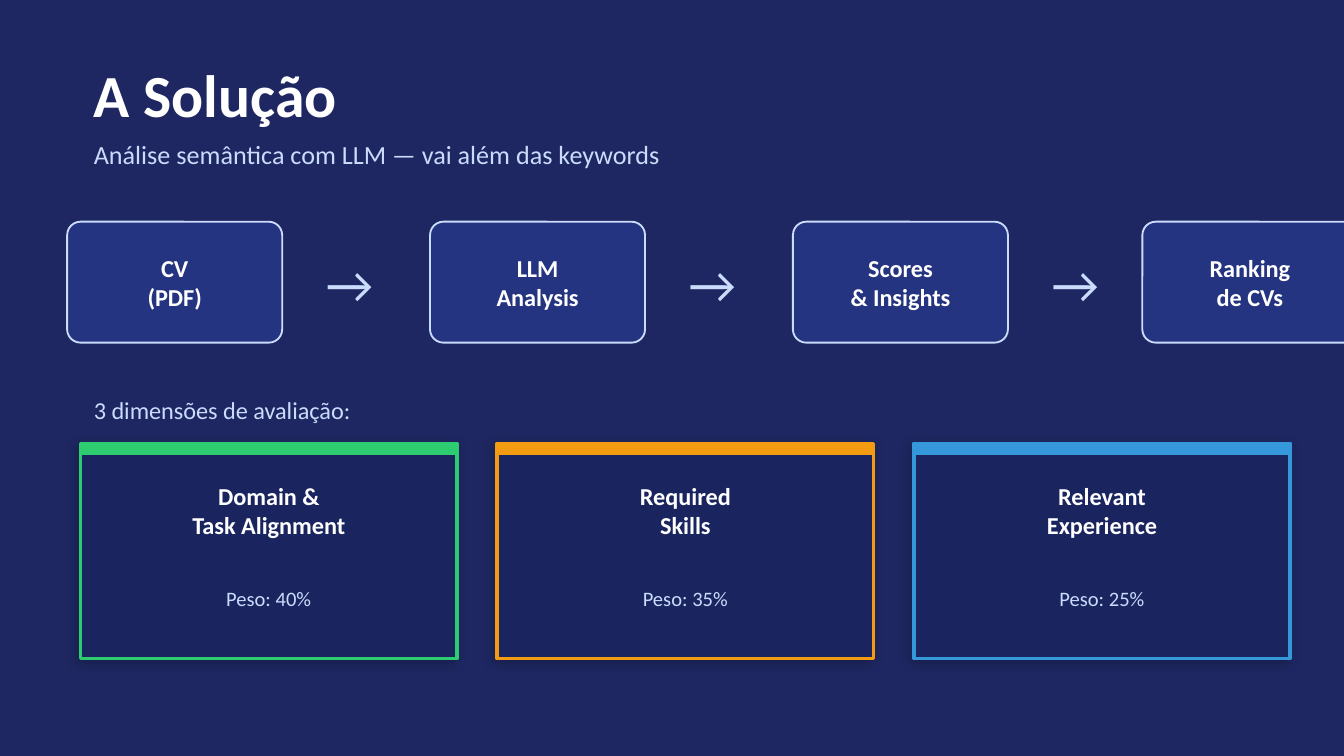
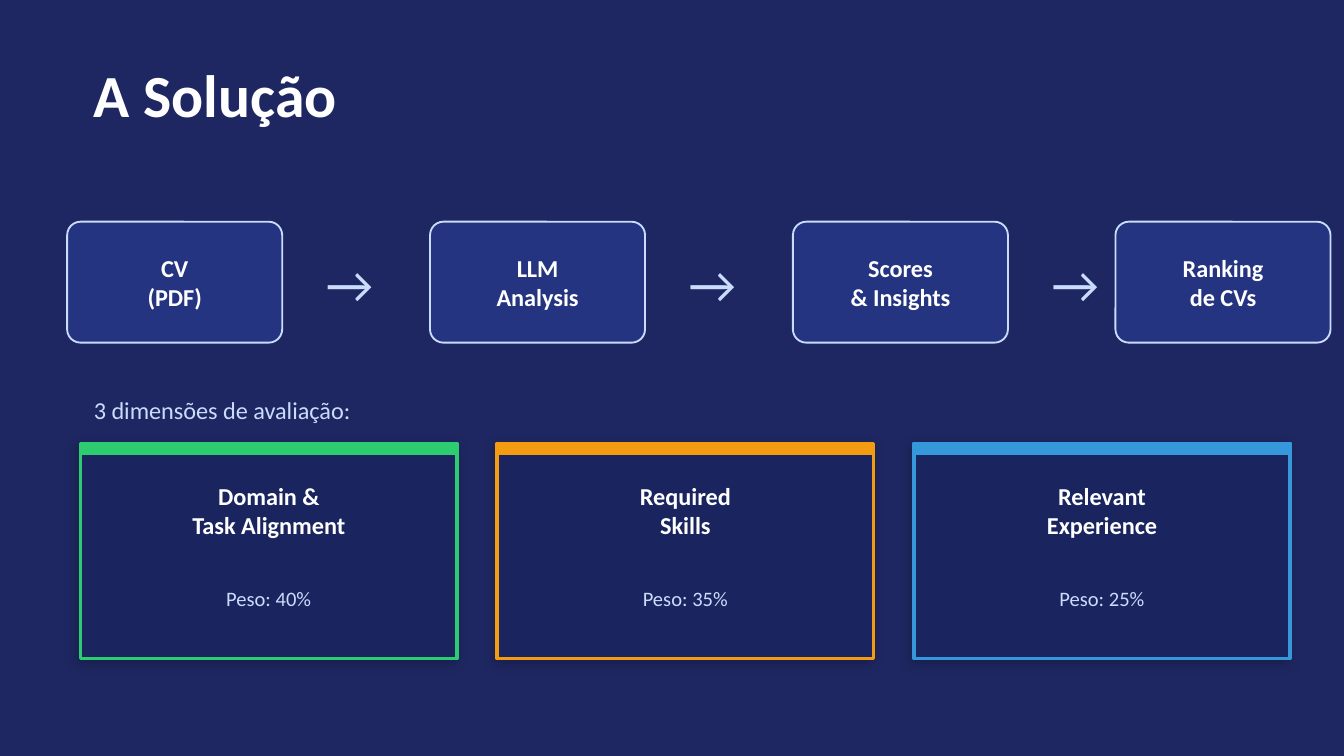
Before and after one commit to Diogo-Alex-Castanheira/CV-Agent, a slide deck: slide 3 of cv_matcher_presentation.pptx. Drawn at 1344x756 pixels with LibreOffice and Linux fonts; fonts in the diff are those of the drawing. Boxes give left, top, right and bottom in pixels: in the first picture for what was removed or moved away, otherwise in the second. Text is boxed around its words. In the diff, an @@ line names an element or a change of style, - is before the commit and + after.

```diff
--- a/cv_matcher_presentation.pptx
+++ b/cv_matcher_presentation.pptx
@@ text removed at [94,146,659,168] @@
-Análise semântica com LLM — vai além das keywords
@@ text "Ranking": place and size @@
-text "Ranking" at [1210,260,1291,306]
+text "Ranking" at [1183,260,1264,306]
@@ rounded rectangle: place and size @@
-rounded rectangle at [1142,222,1344,343]
+rounded rectangle at [1116,222,1331,343]
```
Also in this commit, not shown: 2 other slides changed, 1 slide removed.
